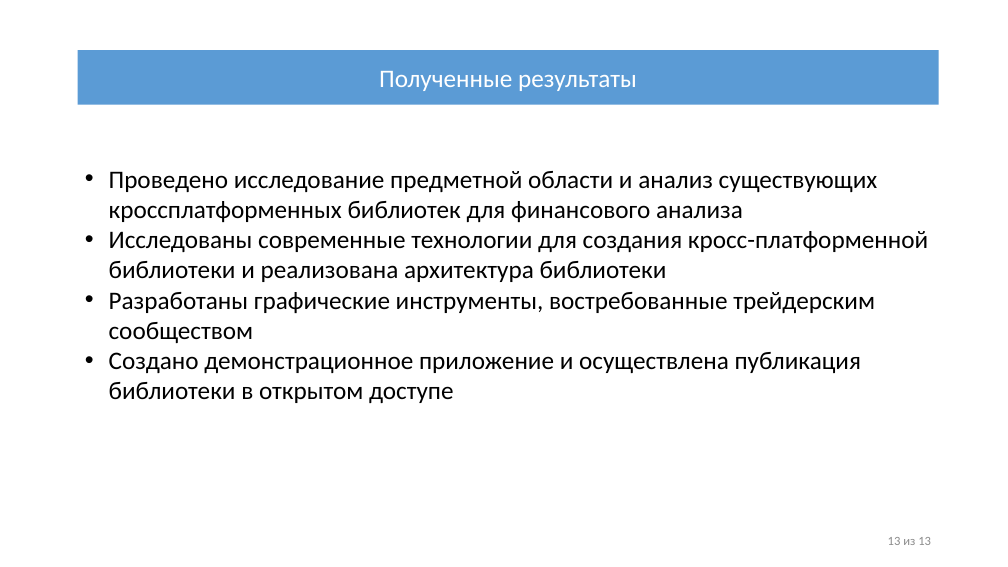
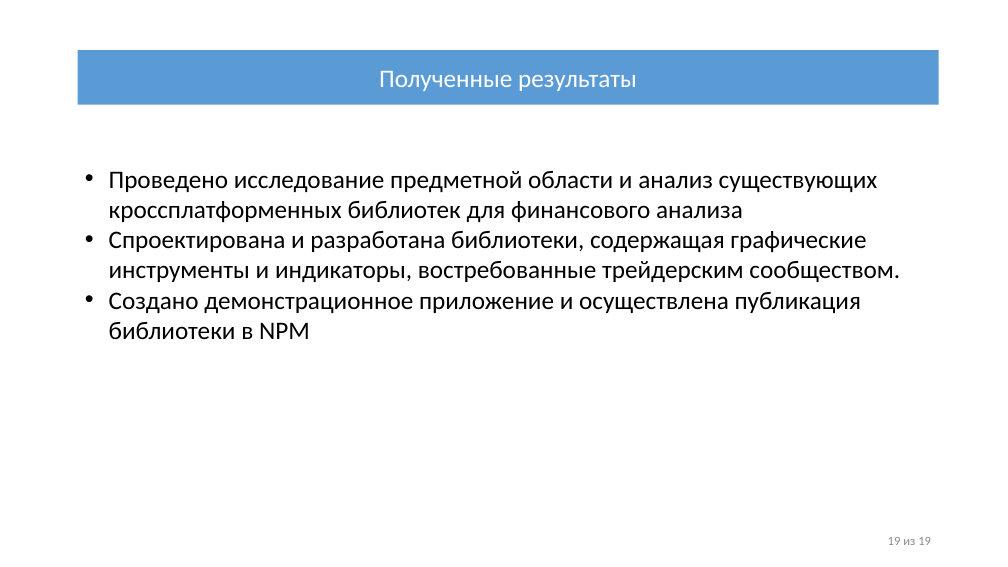
Before and after one commit to IliiaDenisov/masters-thesis, a slide deck: slide 19 of src/Презентация диплома.pptx (slide 17 before the commit). Drawn at 1008x567 pixels with LibreOffice and Linux fonts; fonts in the diff are those of the drawing. Boxes give left, top, right and bottom in pixels: in the first picture for what was removed or moved away, otherwise in the second. Text is boxed around its words. In the diff, an @@ line names an element or a change of style, - is before the commit and + after.

```diff
--- a/src/Презентация диплома.pptx
+++ b/src/Презентация диплома.pptx
@@ text at <box>109,231,900,339</box>: text changed @@
-• Исследованы современные технологии для создания кросс-платформенной библиотеки и реализована архитектура библиотеки
-• Разработаны графические инструменты, востребованные трейдерским сообществом
-• Создано демонстрационное приложение и осуществлена публикация библиотеки в открытом доступе
+• Спроектирована и разработана библиотеки, содержащая графические инструменты и индикаторы, востребованные трейдерским сообществом.
+• Создано демонстрационное приложение и осуществлена публикация библиотеки в NPM
@@ text at <box>888,537,931,545</box>: text changed @@
-13 из 13
+19 из 19
```
Also in this commit, not shown: 13 other slides changed, 4 slides added, 2 slides removed.
